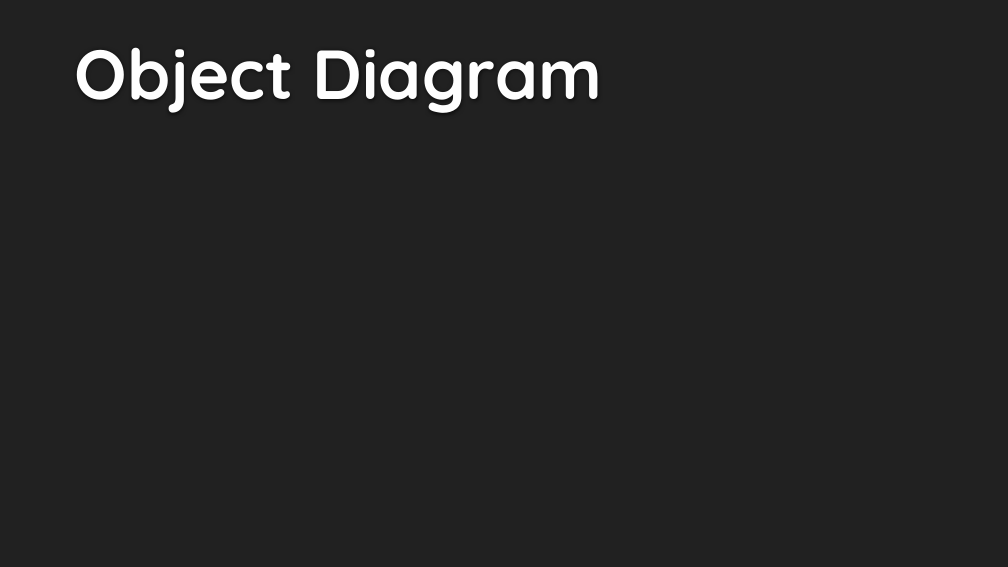
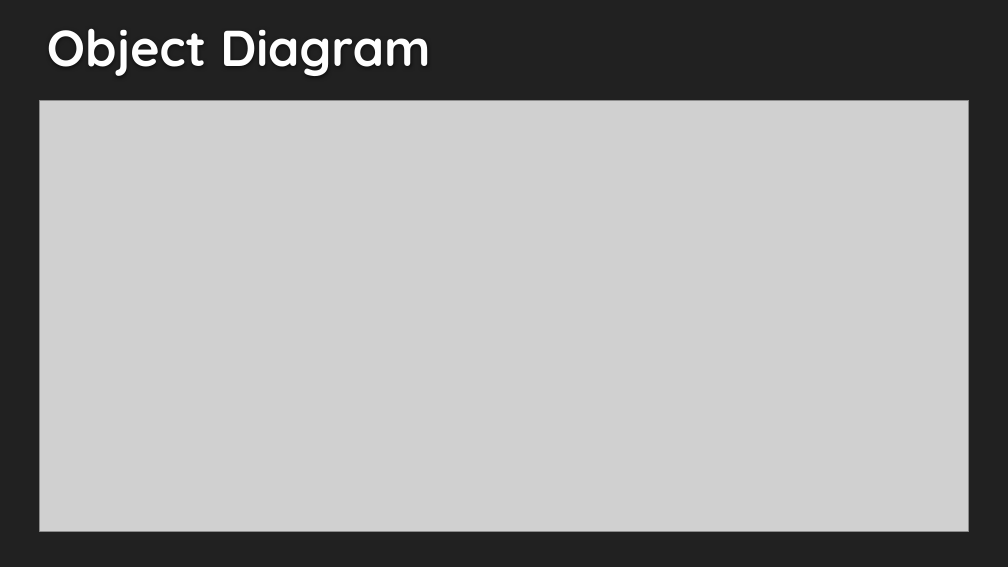
Before and after one commit to seans888/Thomas-n-Friends, a slide deck: slide 10 of Midterm-PPT.pptx (slide 8 before the commit). Drawn at 1008x567 pixels with LibreOffice and Linux fonts; fonts in the diff are those of the drawing; grey boxes stand for pictures; background and template pictures are left out. Boxes give left, top, right and bottom in pixels: in the first picture for what was removed or moved away, otherwise in the second. Text is boxed around its words. In the diff, an @@ line names an element or a change of style, - is before the commit and + after.

```diff
--- a/Midterm-PPT.pptx
+++ b/Midterm-PPT.pptx
@@ text "Object Diagram": place and size @@
-text "Object Diagram" at [75, 47, 602, 113]
+text "Object Diagram" at [47, 28, 430, 76]
@@ text "Object Diagram" at [47, 28, 430, 76]: size 66 to 48 pt @@
@@ picture added at [39, 100, 969, 531] @@
```
Also in this commit, not shown: 7 other slides changed, 4 slides added, 7 other files.
